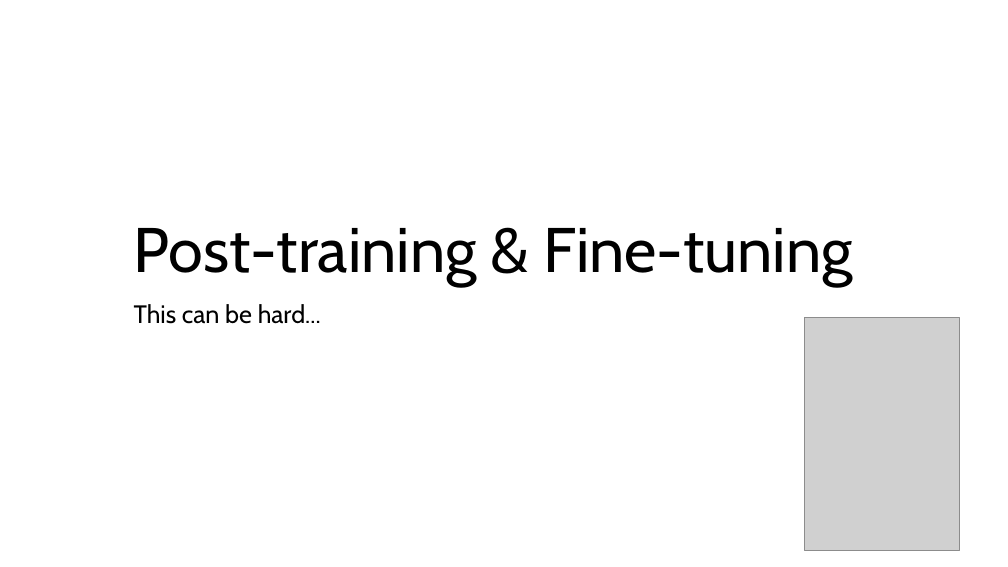
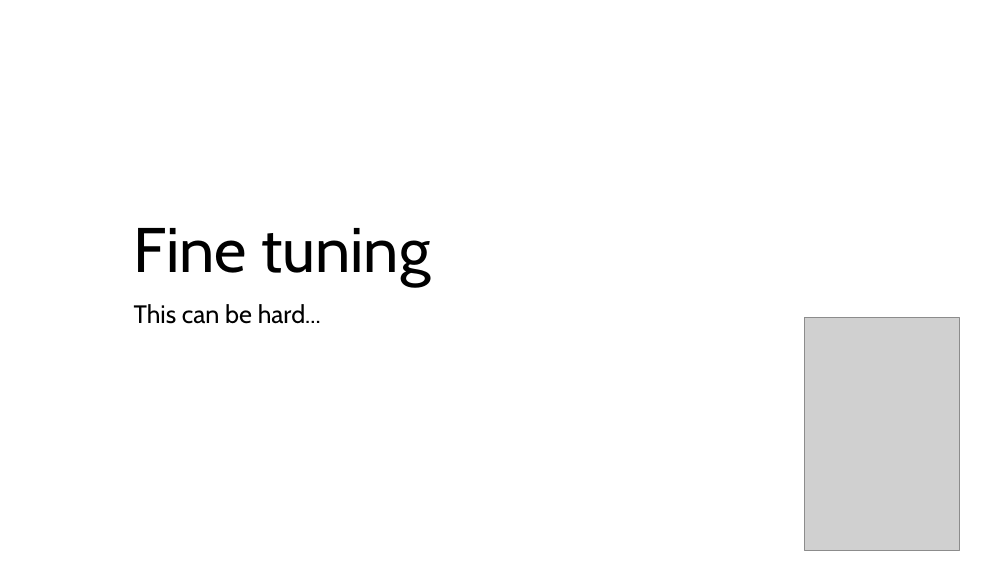
Before and after one commit to acceleratescience/large-language-models, a slide deck: slide 1 of slides/7-finetuning.pptx (slide 3 before the commit). Drawn at 1008x567 pixels with LibreOffice and Linux fonts; fonts in the diff are those of the drawing; grey boxes stand for pictures. Boxes give left, top, right and bottom in pixels: in the first picture for what was removed or moved away, otherwise in the second. Text is boxed around its words. In the diff, an @@ line names an element or a change of style, - is before the commit and + after.

```diff
--- a/slides/7-finetuning.pptx
+++ b/slides/7-finetuning.pptx
@@ title at (134, 228, 430, 287): text changed @@
-Post-training & Fine-tuning
+Fine tuning
```
Also in this commit, not shown: 3 other slides changed, 16 slides added, 9 slides removed, 23 other files.
